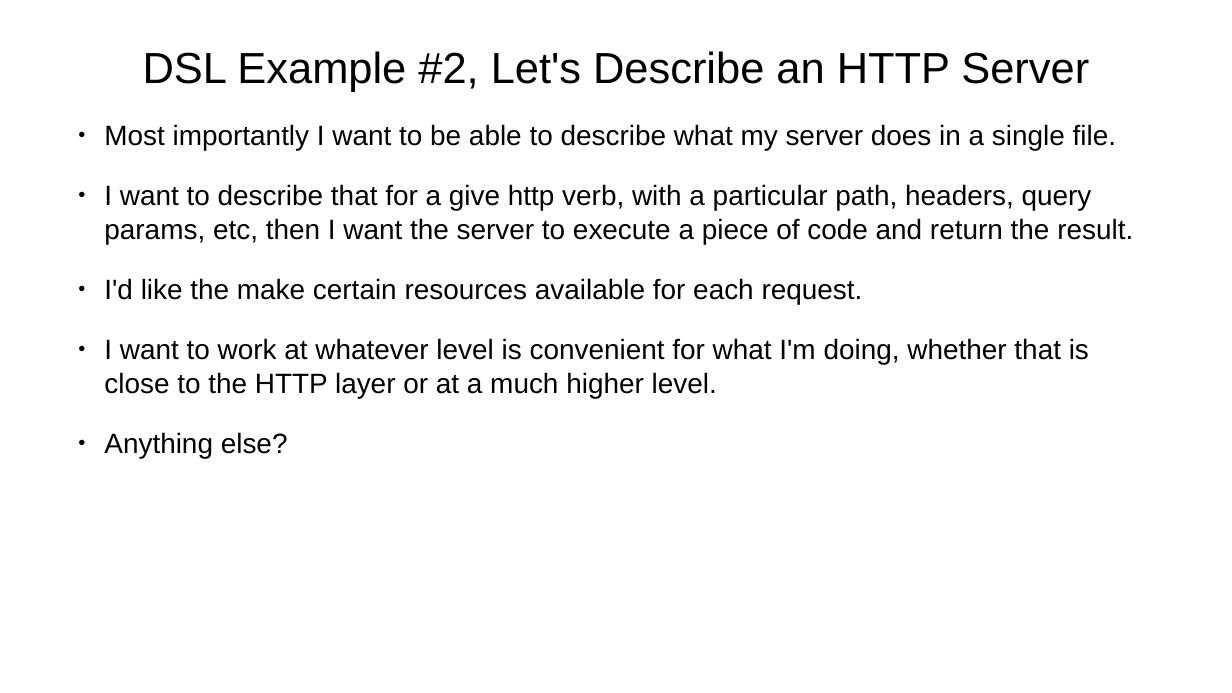
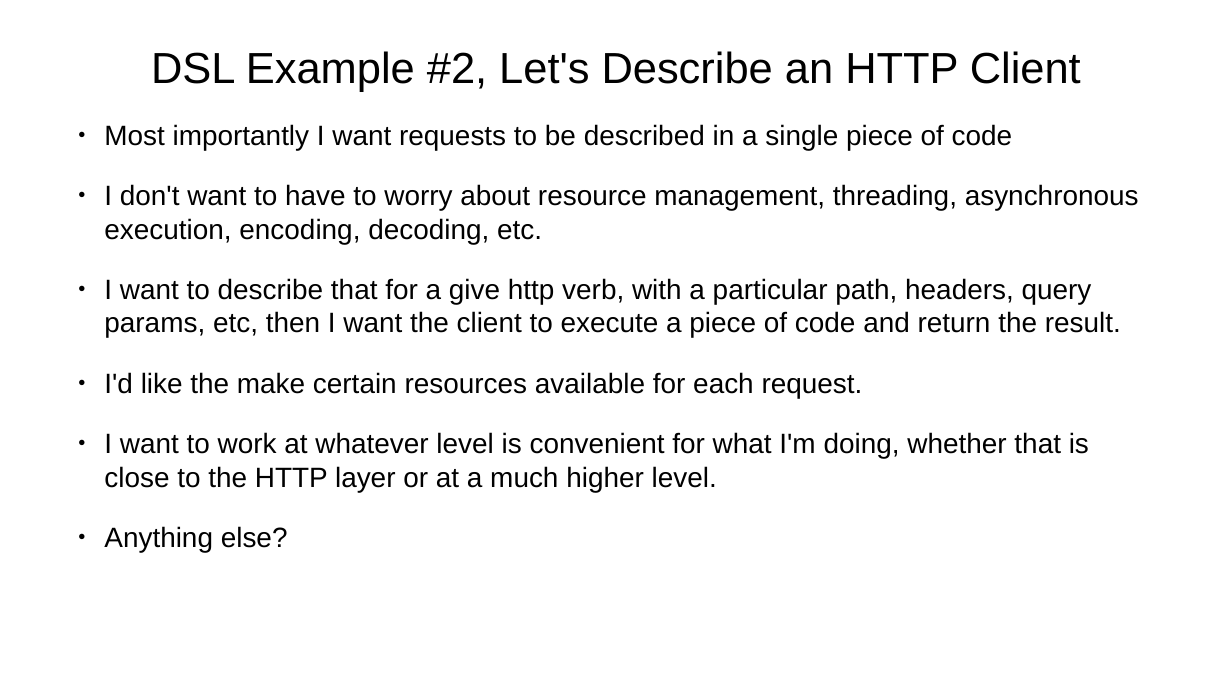
Before and after one commit to dwclark/modern-dsls, a slide deck: slide 13 of presentation.odp. Drawn at 1232x693 pixels with LibreOffice and Linux fonts; fonts in the diff are those of the drawing. Boxes give left, top, right and bottom in pixels: in the first picture for what was removed or moved away, otherwise in the second. Text is boxed around its words. In the diff, an @@ line names an element or a change of style, - is before the commit and + after.

Commit message:
Changed to use http-builder-ng as example.

```diff
--- a/presentation.odp
+++ b/presentation.odp
@@ title at bbox=[151, 51, 1081, 92]: text changed @@
-DSL Example #2, Let's Describe an HTTP Server
+DSL Example #2, Let's Describe an HTTP Client
@@ text at bbox=[104, 124, 1139, 338]: text changed @@
-● Most importantly I want to be able to describe what my server does in a single file.
-● I want to describe that for a give http verb, with a particular path, headers, query params, etc, then I want the server to execute a piece of code and return the result.
+● Most importantly I want requests to be described in a single piece of code
+● I don't want to have to worry about resource management, threading, asynchronous execution, encoding, decoding, etc.
+● I want to describe that for a give http verb, with a particular path, headers, query params, etc, then I want the client to execute a piece of code and return the result.
```
Also in this commit, not shown: 1 other slide changed, 1 slide added, 1 slide removed, 1 other file.
